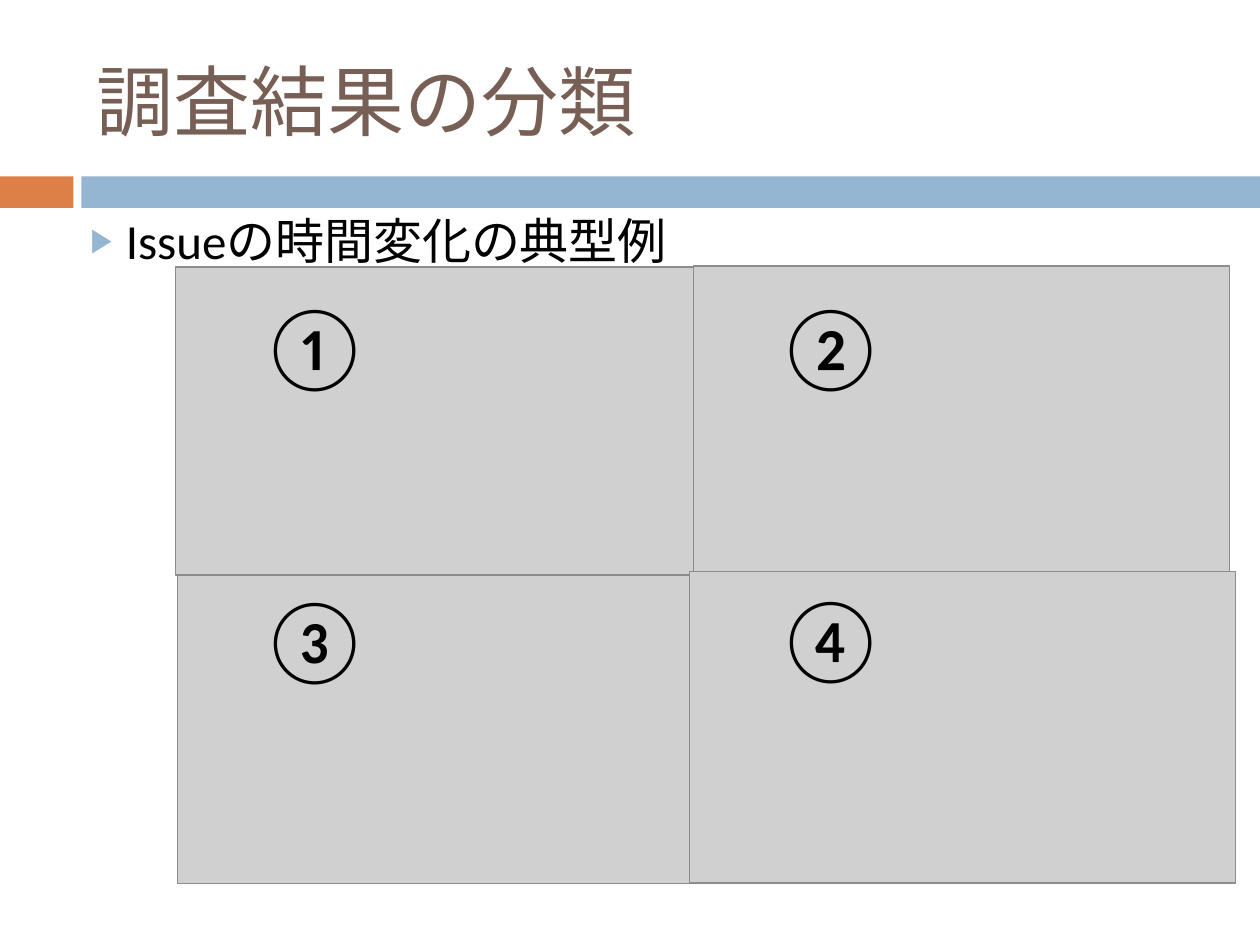
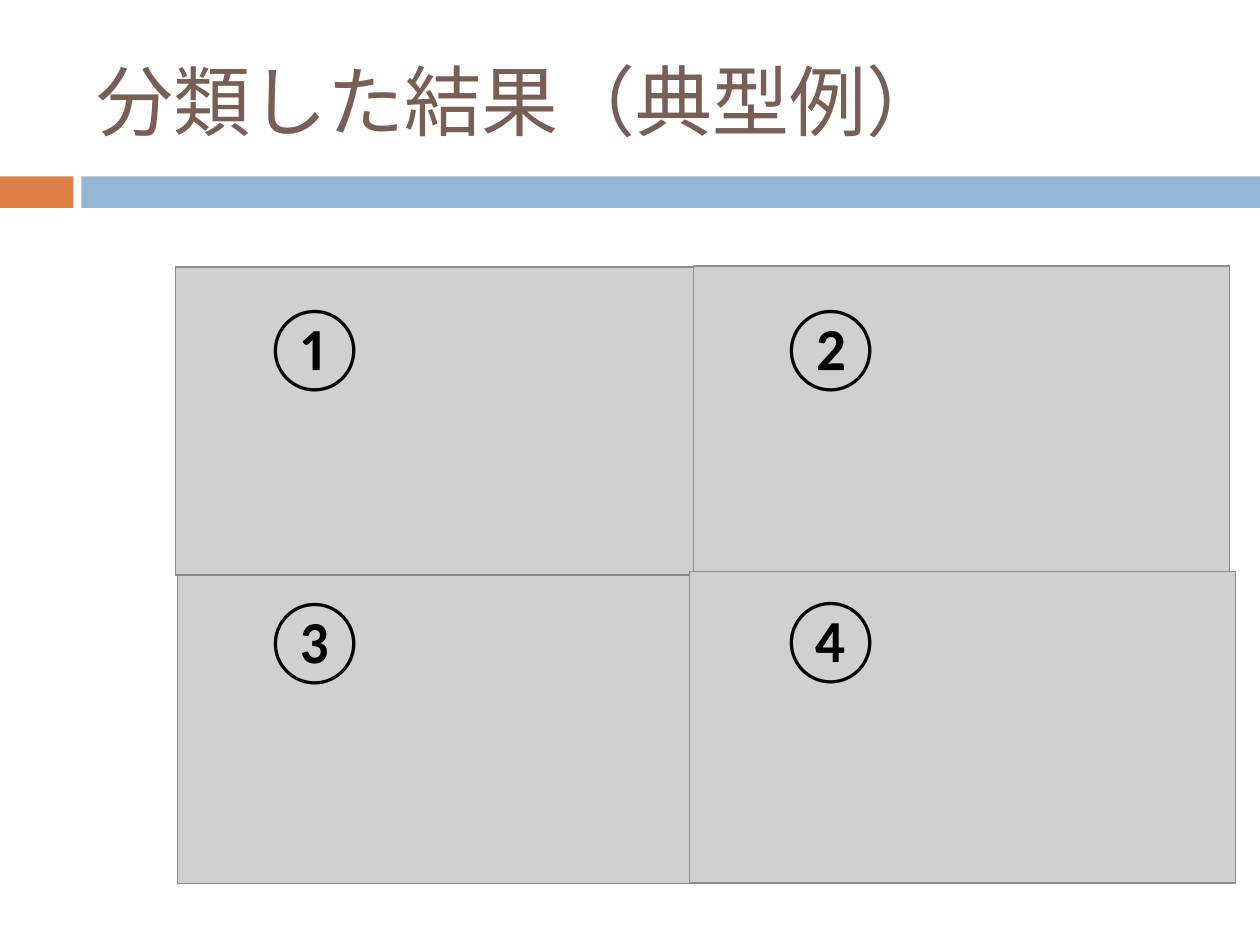
Before and after one commit to keimatsui/kadai, a slide deck: slide 16 of 卒業論文/2012/久保孝樹/最終発表/最終発表.pptx. Drawn at 1260x945 pixels with LibreOffice and Linux fonts; fonts in the diff are those of the drawing; grey boxes stand for pictures. Boxes give left, top, right and bottom in pixels: in the first picture for what was removed or moved away, otherwise in the second. Text is boxed around its words. In the diff, an @@ line names an element or a change of style, - is before the commit and + after.

```diff
--- a/卒業論文/2012/久保孝樹/最終発表/最終発表.pptx
+++ b/卒業論文/2012/久保孝樹/最終発表/最終発表.pptx
@@ title at bbox=[97, 64, 944, 137]: text changed @@
-調査結果の分類
+分類した結果（典型例）
@@ text removed at bbox=[126, 219, 667, 271] @@
-▶ Issueの時間変化の典型例
```
Also in this commit, not shown: 9 other slides changed.
